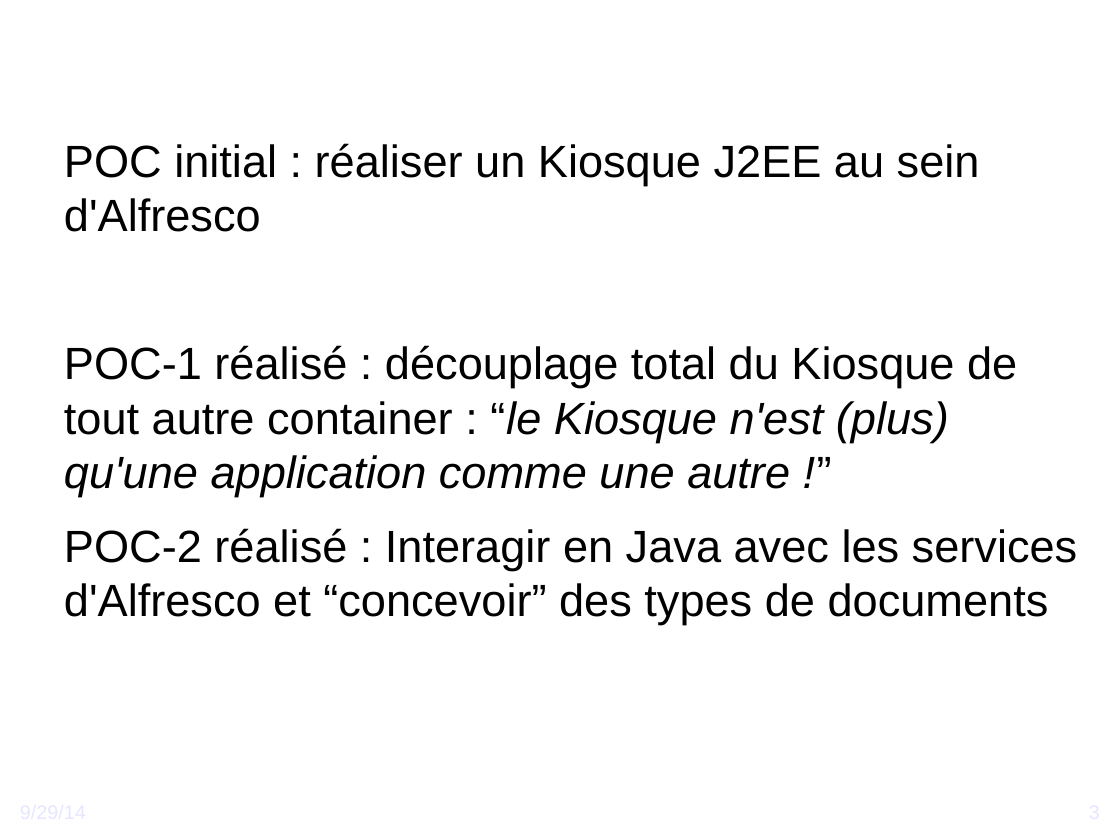
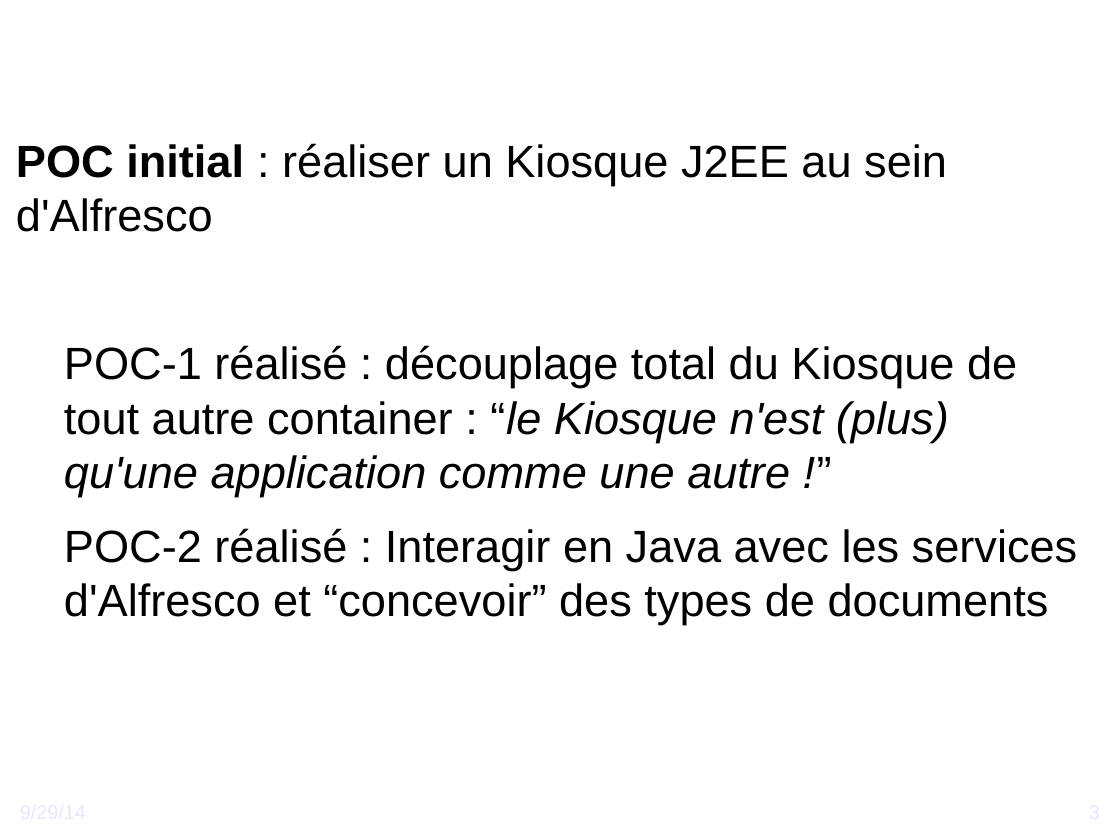
Before and after one commit to DSI-Ville-Noumea/sirh-kiosque-j2ee-old, a slide deck: slide 3 of src/site/resources/Vers_un_Kiosque_RH_J2EE.odp. Drawn at 1120x840 pixels with LibreOffice and Linux fonts; fonts in the diff are those of the drawing; background and template pictures are left out. Boxes give left, top, right and bottom in pixels: in the first picture for what was removed or moved away, otherwise in the second. Text is boxed around its words. In the diff, an @@ line names an element or a change of style, - is before the commit and + after.

```diff
--- a/src/site/resources/Vers_un_Kiosque_RH_J2EE.odp
+++ b/src/site/resources/Vers_un_Kiosque_RH_J2EE.odp
@@ text at (x1=16, y1=143, x2=947, y2=232): bold on in "POC initial"; indent changed @@
```
Also in this commit, not shown: 8 other slides changed.
